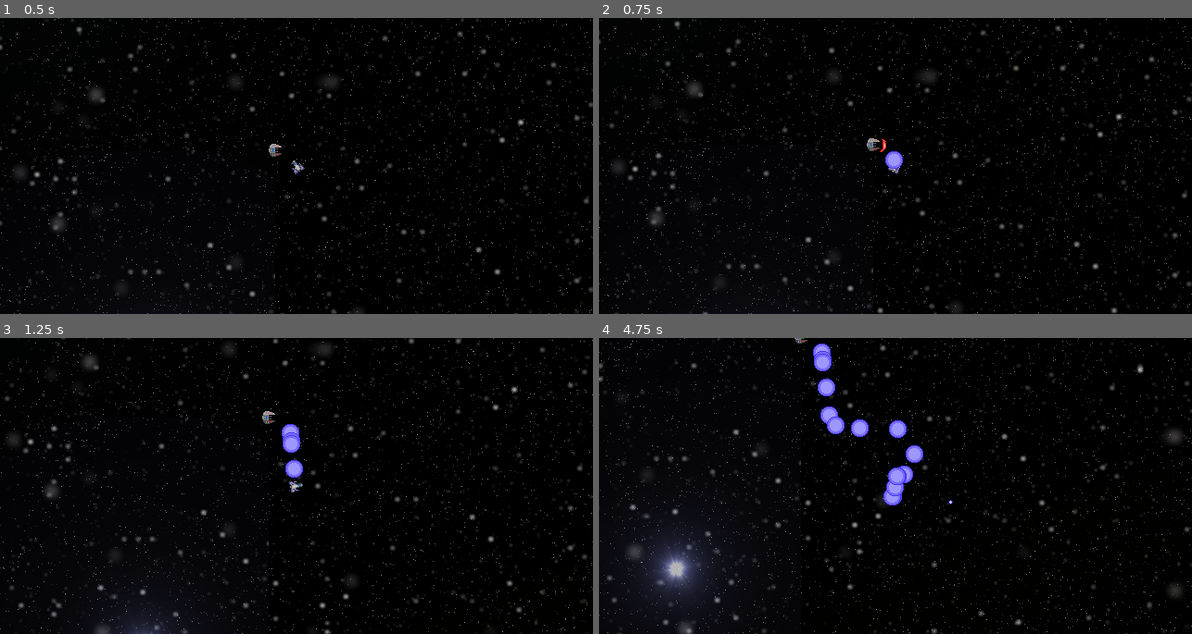
Above: before the commit, frames 1-4 (two rows, left to right).
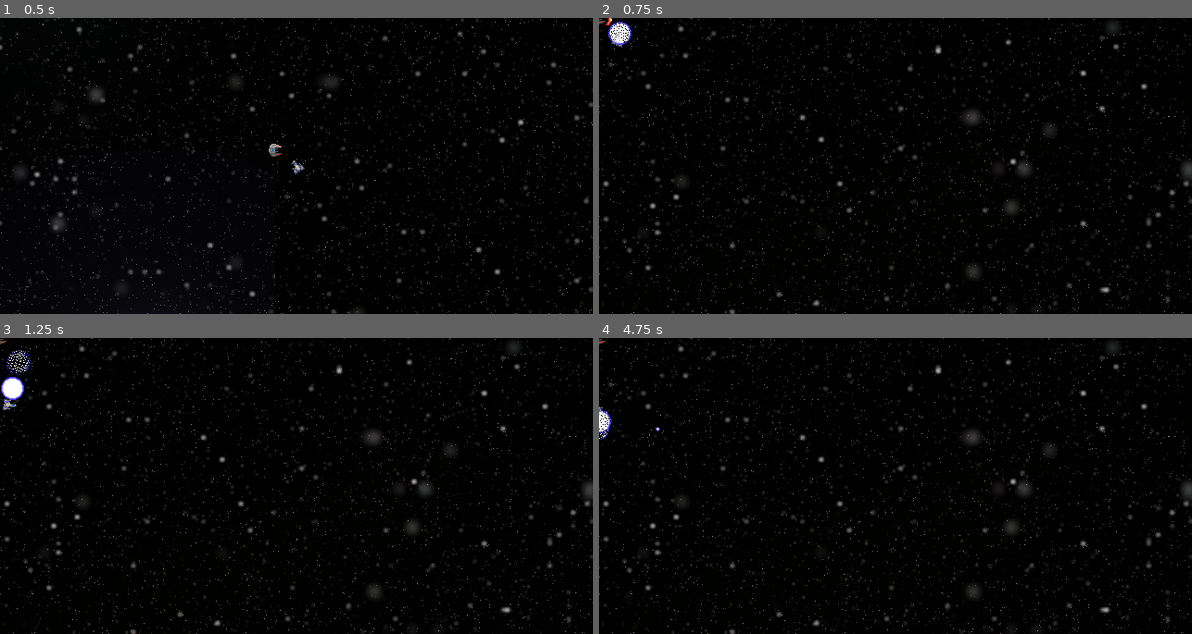
Above: after the commit, the same moments.

Repository: vYORKv/Sector-Flashpoint
Game: Godot game, scene res://Scenes/Game.tscn
Same seed, same stepped clock (60 frames per second), same inputs: the game is played once before the commit and once after it. Sound files missing from this copy of the repository are replaced by a short silence.
Inputs (mouse positions are in pixels of both pictures, inside the frame that each line leads up to):
- Up to frame 1 (0.5 s): no input
- Up to frame 2 (0.75 s): tap Enter (ui_accept) at 0.5 s; move the mouse to (1025, 151) at 0.52 s; press the mouse at (1025, 151) at 0.53 s; hold D (strafe_right) from 0.53 s (still down)
- Up to frame 3 (1.25 s): keep holding D (strafe_right); tap Enter (ui_accept) at 0.77, 0.8, 1.07 s
- Up to frame 4 (4.75 s): move the mouse to (776, 500) at 1.27 s; release D (strafe_right) at 1.28 s; release the mouse at (776, 500) at 1.28 s; hold S (reverse) 1.28-2.03 s; tap Enter (ui_accept) at 1.35, 1.52, 1.82, 2.3, 3.02, 3.32, 3.77, 3.8, 4.07, 4.35, 4.52 s; click (776, 500) at 1.55 s; move the mouse to (954, 420) at 2.02 s; hold D (strafe_right) 2.03-2.78 s; hold F (combat_speed) 2.03-2.78 s; move the mouse to (865, 545) at 2.77 s; hold W (forward) 2.78-3.53 s; click (865, 545) at 2.85 s; move the mouse to (1073, 530) at 3.52 s; press the mouse at (1073, 530) at 3.53 s; hold A (strafe_left) from 3.53 s (still down); move the mouse to (717, 441) at 4.27 s; release the mouse at (717, 441) at 4.28 s; click (717, 441) at 4.55 s

Frame 1 is identical in both runs. In frame 2, 6.5% of the frame differs, in the area x 0-100%, y 0-100%; in frame 3, 8.2%; in frame 4, 11%.
Error before the commit: Invalid call. Nonexistent function '_set_playing' in base 'AnimatedSprite'. (res://Scripts/ShipExplosion.gd:12)
Error after the commit: Attempt to call function 'queue_free' in base 'null instance' on a null instance. (res://Scripts/Player.gd:115)

Commit message:
Created bullet hit effect and added SFX
+BulletHit scene. +BulletHit animated frames. +Bullet scene now instances the BulletHit scene. +SFX for shooting, exploding, and moving forward. +Updated Notes file.

Diff:
--- a/Scenes/Actors/Player.tscn
+++ b/Scenes/Actors/Player.tscn
@@ -1,8 +1,10 @@
-[gd_scene load_steps=4 format=2]
+[gd_scene load_steps=6 format=2]
 
 [ext_resource path="res://Scripts/Player.gd" type="Script" id=1]
 [ext_resource path="res://Graphics/Ships/Blue_Ships/blue_fighter.png" type="Texture" id=2]
 [ext_resource path="res://Graphics/Propulsion/blue_main_thrust.png" type="Texture" id=3]
+[ext_resource path="res://Audio/SFX/ShipFX/shot.wav" type="AudioStream" id=4]
+[ext_resource path="res://Audio/SFX/ShipFX/thruster.ogg" type="AudioStream" id=5]
 
 [node name="Player" type="KinematicBody2D"]
 script = ExtResource( 1 )
@@ -34,3 +36,11 @@
 [node name="Aim" type="Position2D" parent="."]
 position = Vector2( 16, 0 )
 scale = Vector2( 0.25, 0.25 )
+
+[node name="ShootSFX" type="AudioStreamPlayer2D" parent="."]
+stream = ExtResource( 4 )
+volume_db = -6.0
+
+[node name="ThrusterSFX" type="AudioStreamPlayer2D" parent="."]
+stream = ExtResource( 5 )
+max_distance = 1999.0
--- /dev/null
+++ b/Scenes/Objects/BulletHit.tscn
@@ -0,0 +1,22 @@
+[gd_scene load_steps=6 format=2]
+
+[ext_resource path="res://Scripts/BulletHit.gd" type="Script" id=1]
+[ext_resource path="res://Graphics/Bullets/bullet_hit_03.png" type="Texture" id=2]
+[ext_resource path="res://Graphics/Bullets/bullet_hit_02.png" type="Texture" id=3]
+[ext_resource path="res://Graphics/Bullets/bullet_hit_01.png" type="Texture" id=4]
+
+[sub_resource type="SpriteFrames" id=1]
+animations = [ {
+"frames": [ ExtResource( 4 ), ExtResource( 3 ), ExtResource( 2 ) ],
+"loop": true,
+"name": "default",
+"speed": 16.0
+} ]
+
+[node name="BulletHit" type="Node2D"]
+script = ExtResource( 1 )
+
+[node name="AnimatedSprite" type="AnimatedSprite" parent="."]
+frames = SubResource( 1 )
+
+[connection signal="animation_finished" from="AnimatedSprite" to="." method="_on_AnimatedSprite_animation_finished"]
--- a/Scenes/Objects/ShipExplosion.tscn
+++ b/Scenes/Objects/ShipExplosion.tscn
@@ -17,17 +17,18 @@
 [ext_resource path="res://Graphics/Explosions/blue_expl_04.png" type="Texture" id=15]
 [ext_resource path="res://Graphics/Explosions/blue_expl_08.png" type="Texture" id=16]
 [ext_resource path="res://Graphics/Explosions/blue_expl_07.png" type="Texture" id=17]
+[ext_resource path="res://Audio/SFX/ShipFX/explosion_2.wav" type="AudioStream" id=18]
 
 [sub_resource type="SpriteFrames" id=1]
 animations = [ {
-"frames": [ ExtResource( 10 ), ExtResource( 11 ), ExtResource( 12 ), ExtResource( 15 ), ExtResource( 13 ), ExtResource( 14 ), ExtResource( 17 ), ExtResource( 16 ) ],
+"frames": [ ExtResource( 1 ), ExtResource( 8 ), ExtResource( 4 ), ExtResource( 5 ), ExtResource( 6 ), ExtResource( 2 ), ExtResource( 3 ), ExtResource( 7 ), null ],
+"loop": false,
+"name": "red_explosion",
+"speed": 12.0
+}, {
+"frames": [ ExtResource( 10 ), ExtResource( 11 ), ExtResource( 12 ), ExtResource( 15 ), ExtResource( 13 ), ExtResource( 14 ), ExtResource( 17 ), ExtResource( 16 ), null ],
 "loop": true,
 "name": "blue_explosion",
-"speed": 12.0
-}, {
-"frames": [ ExtResource( 1 ), ExtResource( 8 ), ExtResource( 4 ), ExtResource( 5 ), ExtResource( 6 ), ExtResource( 2 ), ExtResource( 3 ), ExtResource( 7 ) ],
-"loop": false,
-"name": "red_explosion",
 "speed": 12.0
 } ]
 
@@ -38,4 +39,8 @@
 frames = SubResource( 1 )
 animation = "blue_explosion"
 
+[node name="SFX" type="AudioStreamPlayer2D" parent="."]
+stream = ExtResource( 18 )
+
 [connection signal="animation_finished" from="AnimatedSprite" to="." method="_on_AnimatedSprite_animation_finished"]
+[connection signal="finished" from="SFX" to="." method="_on_SFX_finished"]
--- a/Scripts/Bullet.gd
+++ b/Scripts/Bullet.gd
@@ -6,6 +6,7 @@
 var target = null
 var alliance = null
 
+const BULLET_HIT = preload("res://Scenes/Objects/BulletHit.tscn")
 const BLUE_BULLET = preload("res://Graphics/Bullets/blue_bullet.png")
 const RED_BULLET = preload("res://Graphics/Bullets/red_bullet.png")
 
@@ -25,13 +26,16 @@
 	self.queue_free()
 
 func _physics_process(delta):
-	var collision = move_and_collide(velocity.normalized() * delta * SPEED)
+	var _collision = move_and_collide(velocity.normalized() * delta * SPEED)
 
 func _on_Hitbox_area_entered(area):
 	var bullet_position = self.global_position
+	var bullet_hit = BULLET_HIT.instance()
 	# Add if statements for victim.alliance here. If blue and
 	# (victim.alliance == red or victim.alliance == yellow) then victim.hit
 	# [ Maybe use arrays or obj for this instead of stringing 8 if statements ]
 	var victim = area.get_parent()
 	victim.hit(bullet_position)
+	get_parent().add_child(bullet_hit)
+	bullet_hit.position = bullet_position
 	self.queue_free()
--- /dev/null
+++ b/Scripts/BulletHit.gd
@@ -0,0 +1,9 @@
+extends Node2D
+
+onready var animation = get_node("AnimatedSprite")
+
+func _ready():
+	animation.play()
+
+func _on_AnimatedSprite_animation_finished():
+	self.queue_free()
--- a/Scripts/Dummy.gd
+++ b/Scripts/Dummy.gd
@@ -10,9 +10,11 @@
 
 onready var ShieldArea = get_node("ShieldArea")
 onready var Shield = get_node("Shield")
+onready var polygon = get_node("CollisionPolygon2D")
 
 func _ready():
-	pass
+	var poly = polygon.get_polygon() # Will need to use polygon array to set shapes for each ship on spawn
+	print(poly)
 
 func hit(bullet):
 	if shields_active:
--- a/Scripts/Player.gd
+++ b/Scripts/Player.gd
@@ -21,6 +21,8 @@
 onready var Gun = get_node("Gun")
 onready var Aim = get_node("Aim")
 onready var ShootTimer = get_node("ShootTimer")
+onready var ShootSFX = get_node("ShootSFX")
+onready var ThrusterSFX = get_node("ThrusterSFX")
 
 func _ready():
 	ShootTimer.set_wait_time(fire_rate)
@@ -49,6 +51,11 @@
 			ShootTimer.start()
 	if event.is_action_pressed("ui_accept"):
 		destroy()
+	if event.is_action_pressed("forward"):
+		ThrusterSFX.play()
+	if event.is_action_released("forward"):
+		ThrusterSFX.stop()
+
 
 func _physics_process(delta):
 	var mouse_position = get_global_mouse_position()
@@ -95,6 +102,7 @@
 	get_parent().add_child(bullet)
 	bullet.position = Gun.global_position
 	bullet.velocity = Aim.global_position - bullet.position
+	ShootSFX.play()
 
 func hit():
 	pass
@@ -104,4 +112,6 @@
 	explosion.alliance = alliance
 	get_parent().add_child(explosion)
 	explosion.position = self.position
+	$Camera2D.queue_free()
+#	get_parent().add_child(Camera2D)  # Maybe create DeathCamera scene and instance here
 #	self.queue_free()
--- a/Scripts/ShipExplosion.gd
+++ b/Scripts/ShipExplosion.gd
@@ -1,6 +1,7 @@
 extends Node2D
 
 onready var animation = get_node("AnimatedSprite")
+onready var SFX = get_node("SFX")
 
 var alliance = null
 
@@ -9,7 +10,11 @@
 		animation.set_animation("red_explosion")
 	elif alliance == "blue":
 		animation.set_animation("blue_explosion")
-	animation._set_playing(true)
+	SFX.play()
+	animation.play()
 
 func _on_AnimatedSprite_animation_finished():
+	pass
+
+func _on_SFX_finished():
 	self.queue_free()
Not shown, added: Audio/SFX/ShipFX/explosion_1.wav.import
Not shown, added: Audio/SFX/ShipFX/explosion_2.wav.import
Not shown, added: Audio/SFX/ShipFX/shot.wav.import
Not shown, added: Audio/SFX/ShipFX/thruster.ogg.import
Binary file added: Graphics/Bullets/bullet_hit_01.png
Not shown, added: Graphics/Bullets/bullet_hit_01.png.import
Binary file added: Graphics/Bullets/bullet_hit_02.png
Not shown, added: Graphics/Bullets/bullet_hit_02.png.import
Binary file added: Graphics/Bullets/bullet_hit_03.png
Not shown, added: Graphics/Bullets/bullet_hit_03.png.import
Not shown: 1 places in Scenes/Objects/ShipExplosion.tscn that only renumber resources
Not shown, changed: Sector Flashpoint Notes.txt
(and 5 more such lines)
